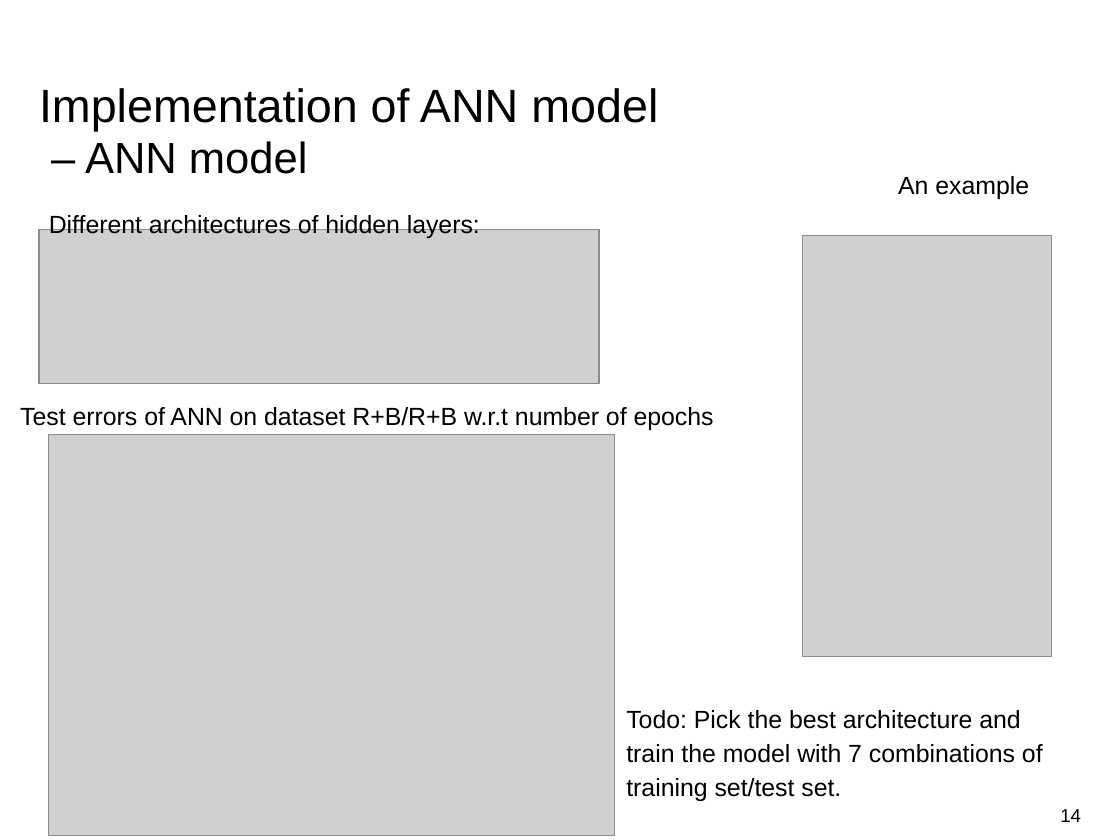
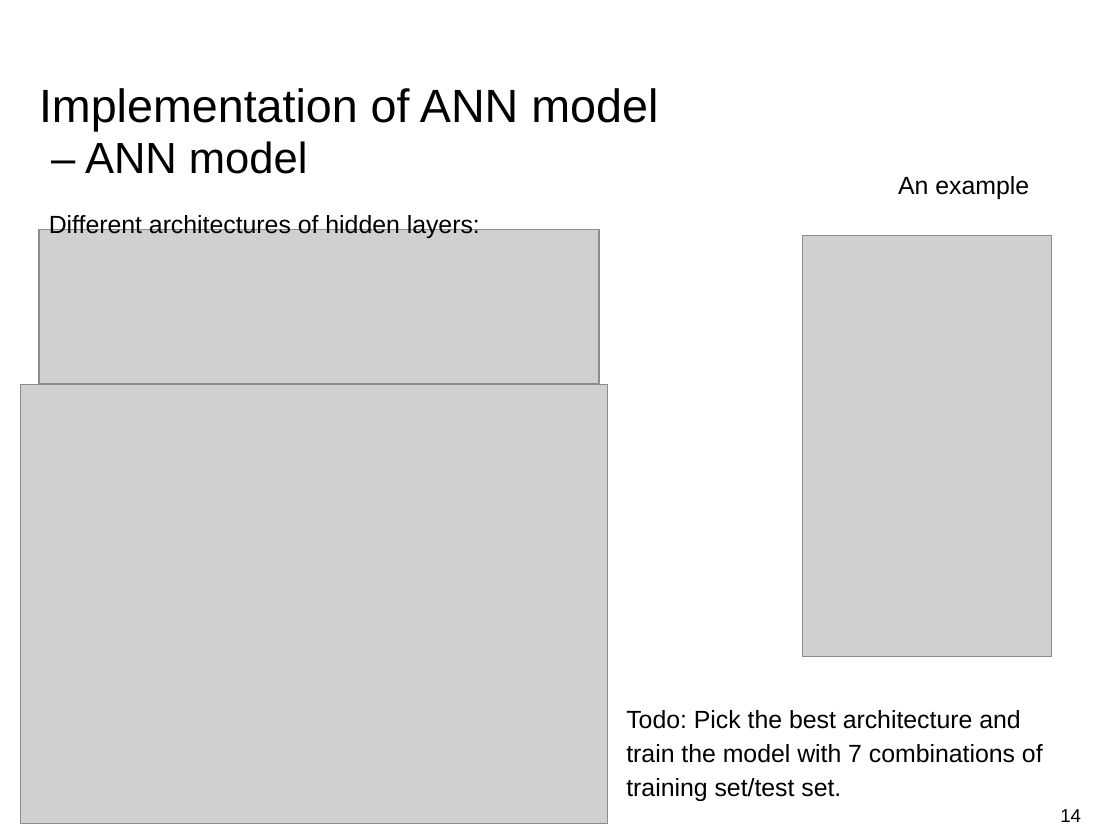
Before and after one commit to jingyi0126/Praktikum_Machine_Learning_in_Crowd_Modelling_and_Simulation, a slide deck: slide 14 of final project/Part_1-2-4.pptx. Drawn at 1120x840 pixels with LibreOffice and Linux fonts; fonts in the diff are those of the drawing; grey boxes stand for pictures; background and template pictures are left out. Boxes give left, top, right and bottom in pixels: in the first picture for what was removed or moved away, otherwise in the second. Text is boxed around its words. In the diff, an @@ line names an element or a change of style, - is before the commit and + after.

Commit message:
Update figure pg. 14

```diff
--- a/final project/Part_1-2-4.pptx
+++ b/final project/Part_1-2-4.pptx
@@ picture: place and size @@
-picture at [49, 435, 615, 836]
+picture at [20, 384, 608, 823]
@@ text removed at [20, 407, 714, 430] @@
-Test errors of ANN on dataset R+B/R+B w.r.t number of epochs
```
